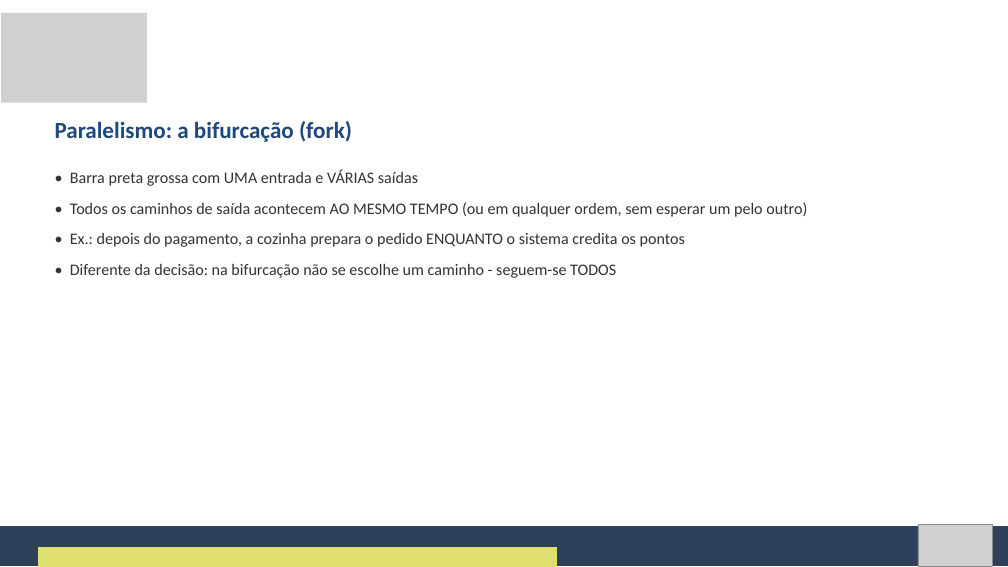
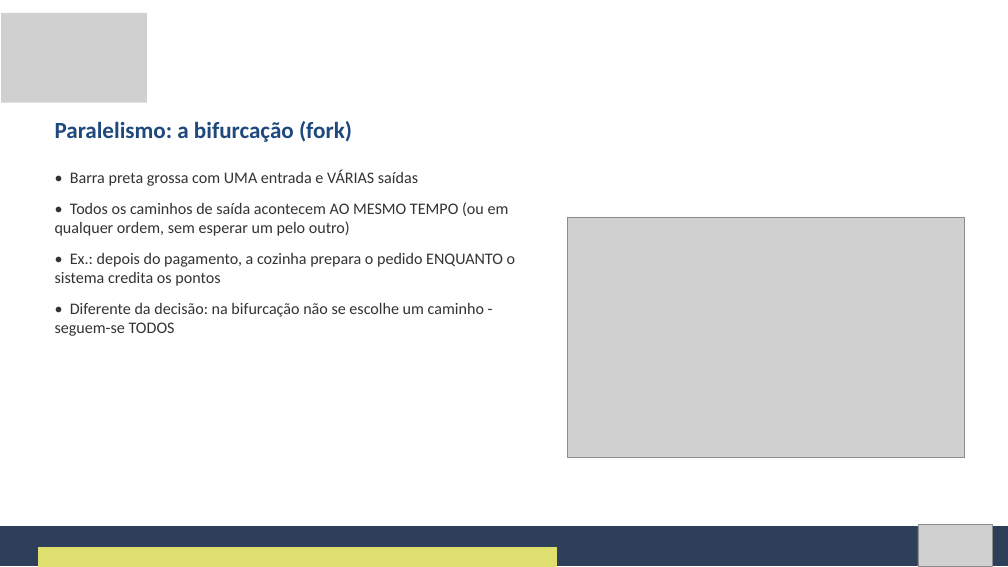
Before and after one commit to Natan20/Curso-Modelagem-De-Sistemas-Material, a slide deck: slide 38 of Aula 07 - 02-10-2026/Aula 7 - Slides.pptx. Drawn at 1008x567 pixels with LibreOffice and Linux fonts; fonts in the diff are those of the drawing; grey boxes stand for pictures. Boxes give left, top, right and bottom in pixels: in the first picture for what was removed or moved away, otherwise in the second. Text is boxed around its words. In the diff, an @@ line names an element or a change of style, - is before the commit and + after.

Commit message:
Adiciona exemplos de bifurcação e união nos slides 38 e 39 da Aula 7

```diff
--- a/Aula 07 - 02-10-2026/Aula 7 - Slides.pptx
+++ b/Aula 07 - 02-10-2026/Aula 7 - Slides.pptx
@@ text "• Barra preta grossa com ..." rewrapped from <box>70,171,807,278</box> to <box>55,171,515,336</box> @@
@@ picture added at <box>568,218,964,458</box> @@
```
Also in this commit, not shown: 13 other slides changed.
